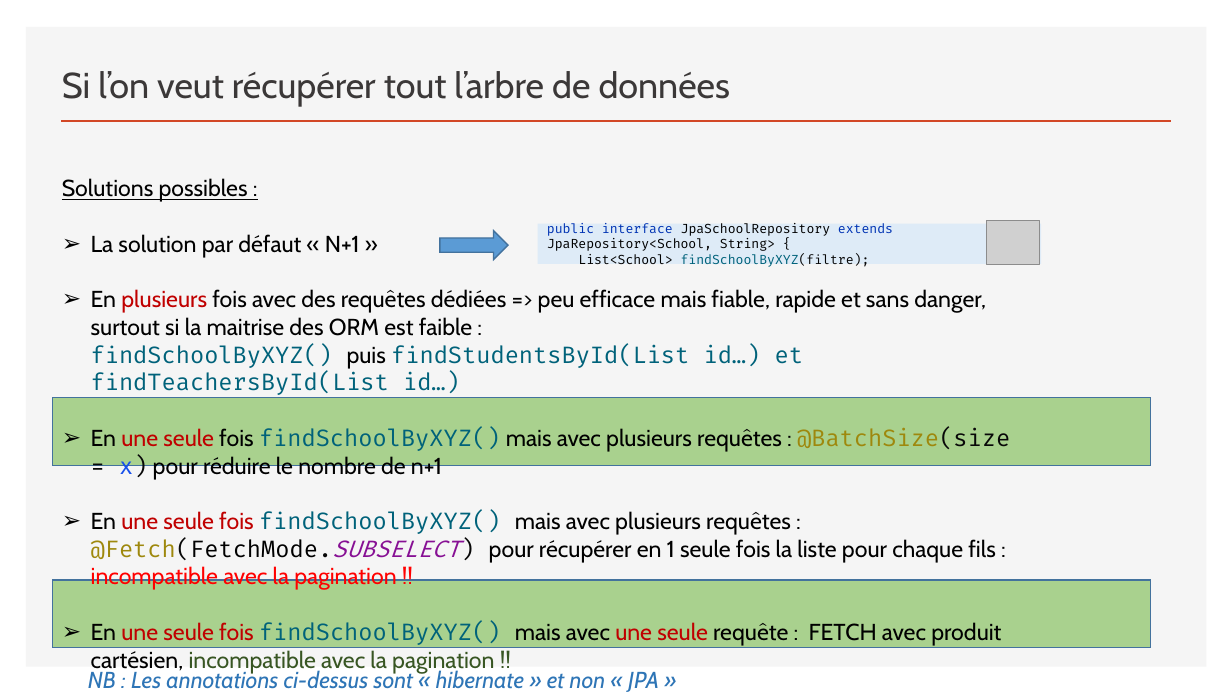
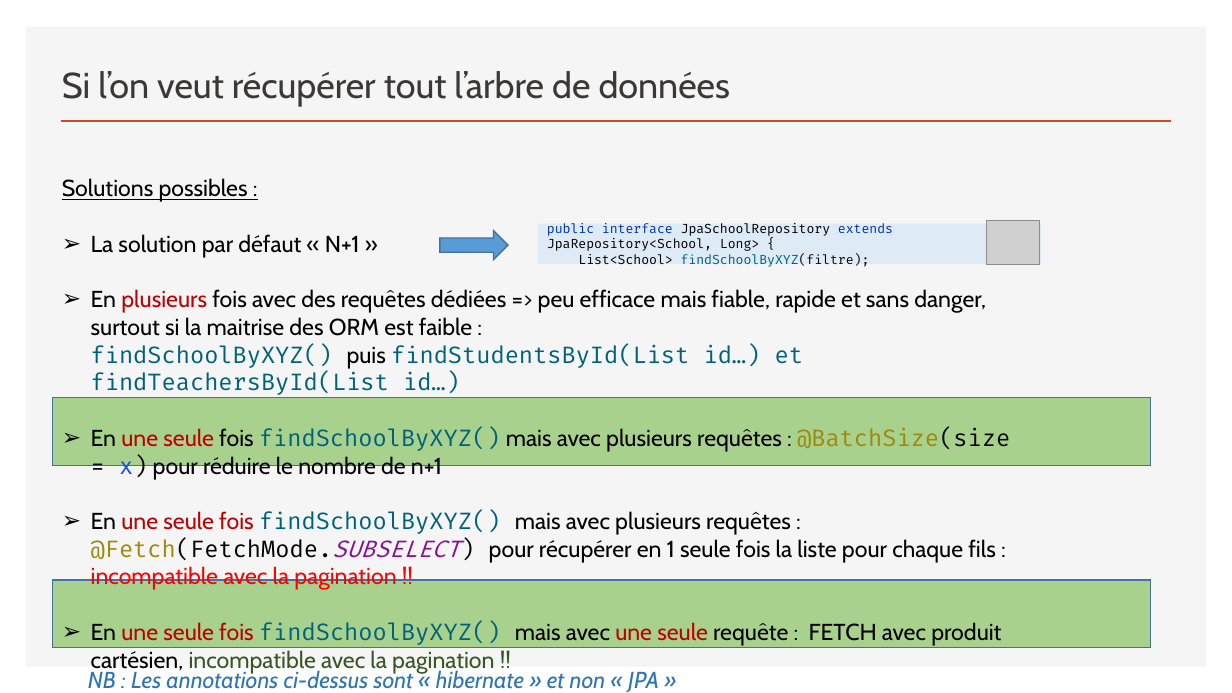
Before and after one commit to sebzuki/hibernate, a slide deck: slide 16 of JPA-HIBERNATE.pptx. Drawn at 1232x693 pixels with LibreOffice and Linux fonts; fonts in the diff are those of the drawing; grey boxes stand for pictures. Boxes give left, top, right and bottom in pixels: in the first picture for what was removed or moved away, otherwise in the second. Text is boxed around its words. In the diff, an @@ line names an element or a change of style, - is before the commit and + after.

```diff
--- a/JPA-HIBERNATE.pptx
+++ b/JPA-HIBERNATE.pptx
@@ text in rectangle at <box>547,223,893,267</box>: text changed @@
-public interface JpaSchoolRepository extends JpaRepository<School, String> {
-List<School> findSchoolByXYZ(filtre);
+public interface JpaSchoolRepository extends JpaRepository<School, Long> {
+List<School> findSchoolByXYZ(filtre);
```
Also in this commit, not shown: 4 other slides changed.
